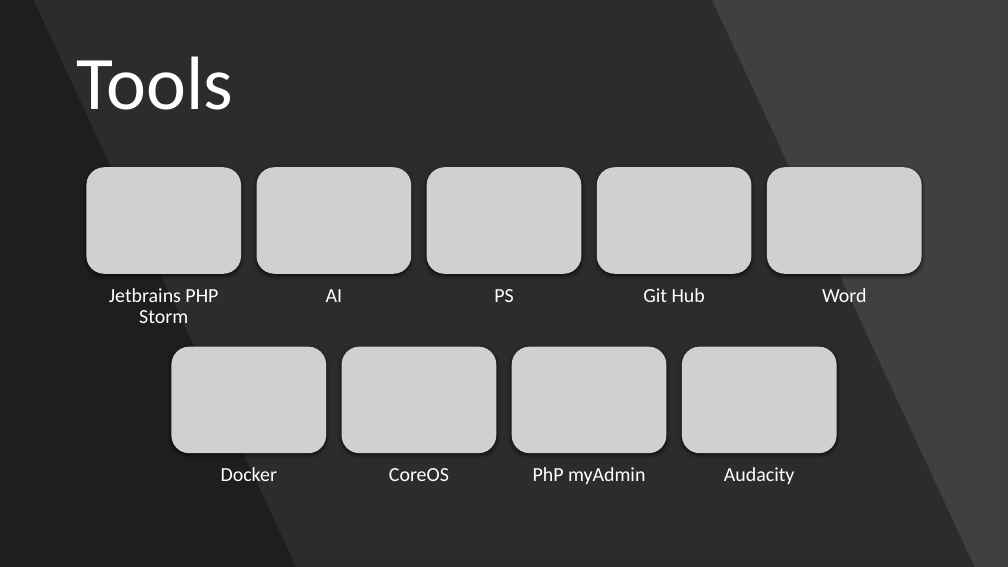
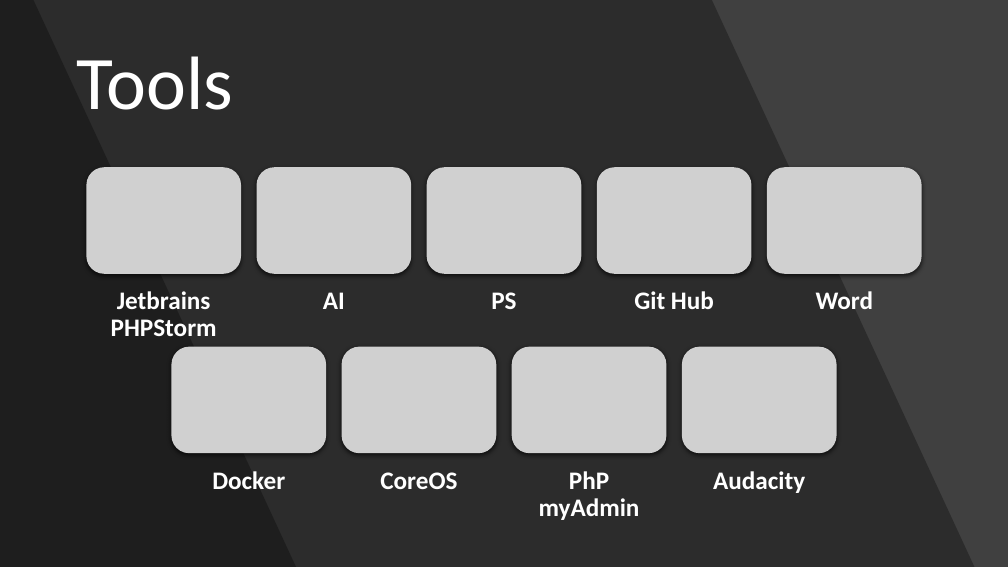
Before and after one commit to sevsev9/blob, a slide deck: slide 5 of PR-Folder/Projekt_blob_präsentation.pptx (slide 4 before the commit). Drawn at 1008x567 pixels with LibreOffice and Linux fonts; fonts in the diff are those of the drawing; grey boxes stand for pictures. Boxes give left, top, right and bottom in pixels: in the first picture for what was removed or moved away, otherwise in the second. Text is boxed around its words. In the diff, an @@ line names an element or a change of style, - is before the commit and + after.

Commit message:
asd

```diff
--- a/PR-Folder/Projekt_blob_präsentation.pptx
+++ b/PR-Folder/Projekt_blob_präsentation.pptx
@@ text at box(111, 291, 217, 336): text changed; size 19 to 24 pt; bold on @@
-Jetbrains PHP Storm
+Jetbrains PHPStorm
@@ size 19 to 24 pt, bold on; more space between paragraphs in 8 elements at box(323, 292, 345, 309), box(491, 292, 516, 309), box(634, 291, 714, 309), box(816, 291, 874, 309), box(212, 471, 285, 489), box(380, 472, 457, 489), box(539, 471, 640, 520), box(713, 471, 805, 493) @@
```
Also in this commit, not shown: 3 other slides changed, 1 slide added.
